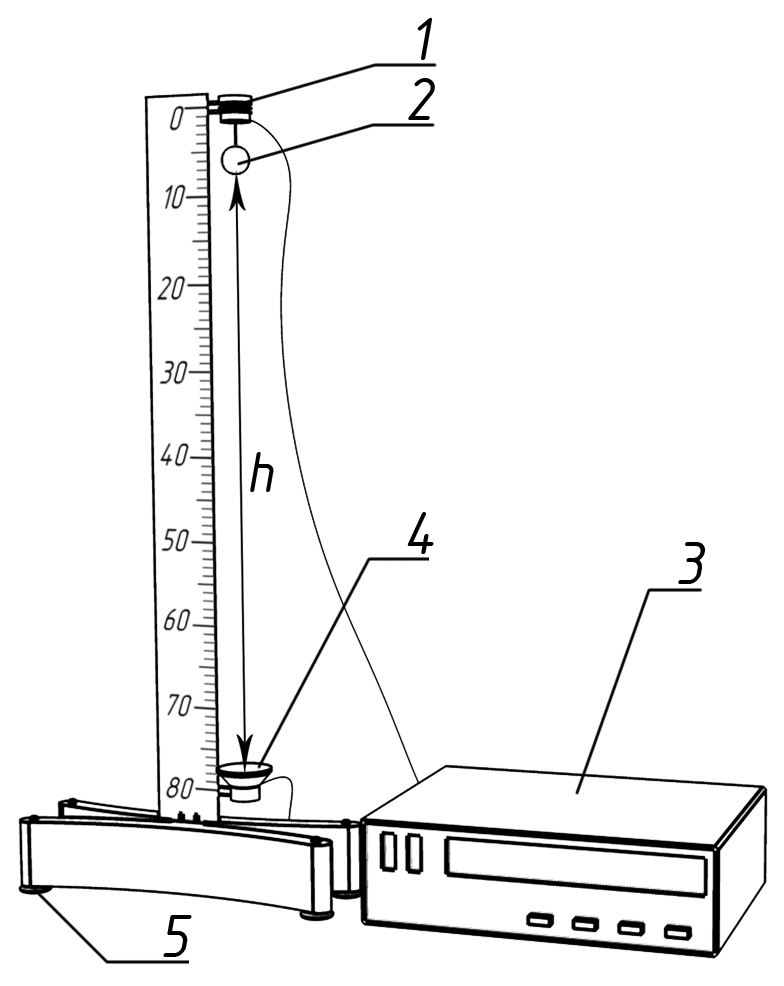
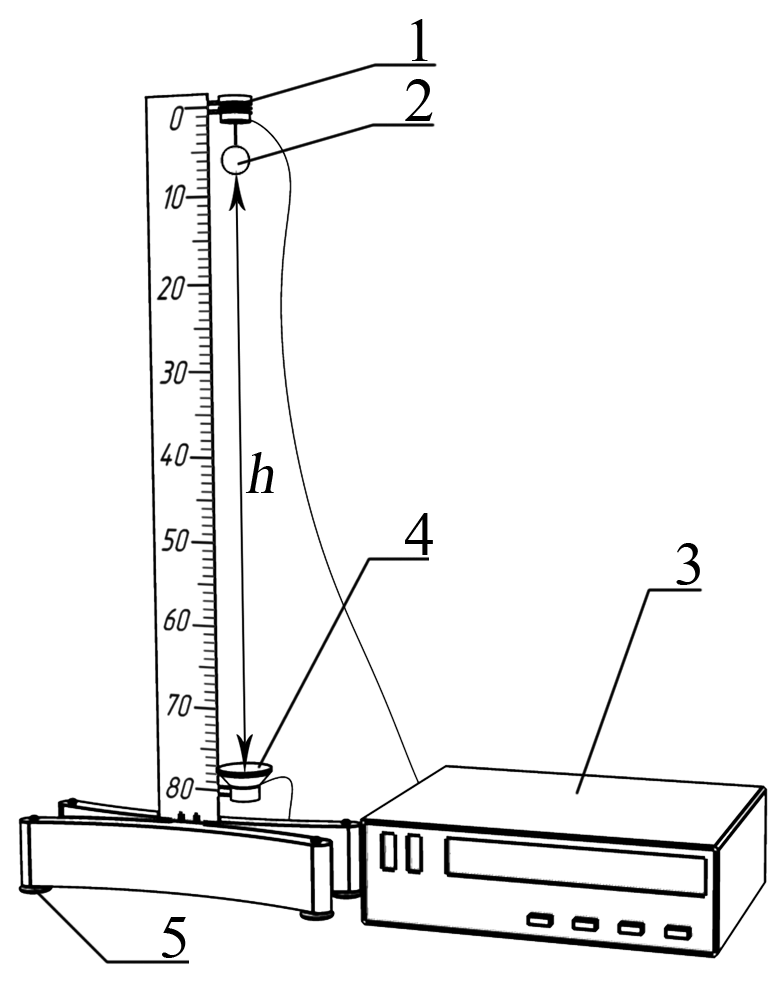
Before/after of a 784 x 986 layered artwork. What changed in the layer stack:
painted on "h" over box(245, 452, 274, 493)
painted on "1" over box(411, 17, 432, 61)
painted on "2" over box(405, 78, 435, 121)
painted on "3" over box(676, 542, 705, 585)
painted on "4" over box(405, 512, 434, 555)
painted on "5" over box(162, 915, 192, 958)
renamed "RefDef" to "Ruler copy", showed it, moved it above "Ruler", painted on it over box(156, 35, 681, 958)
